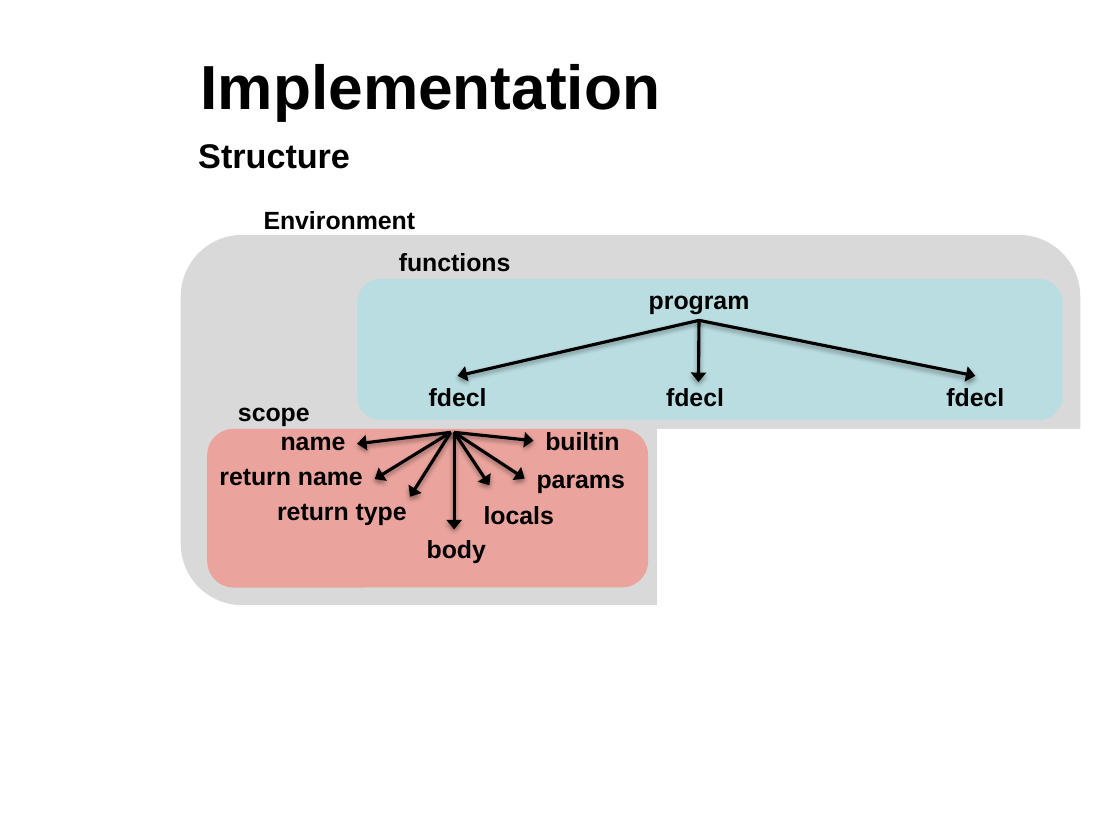
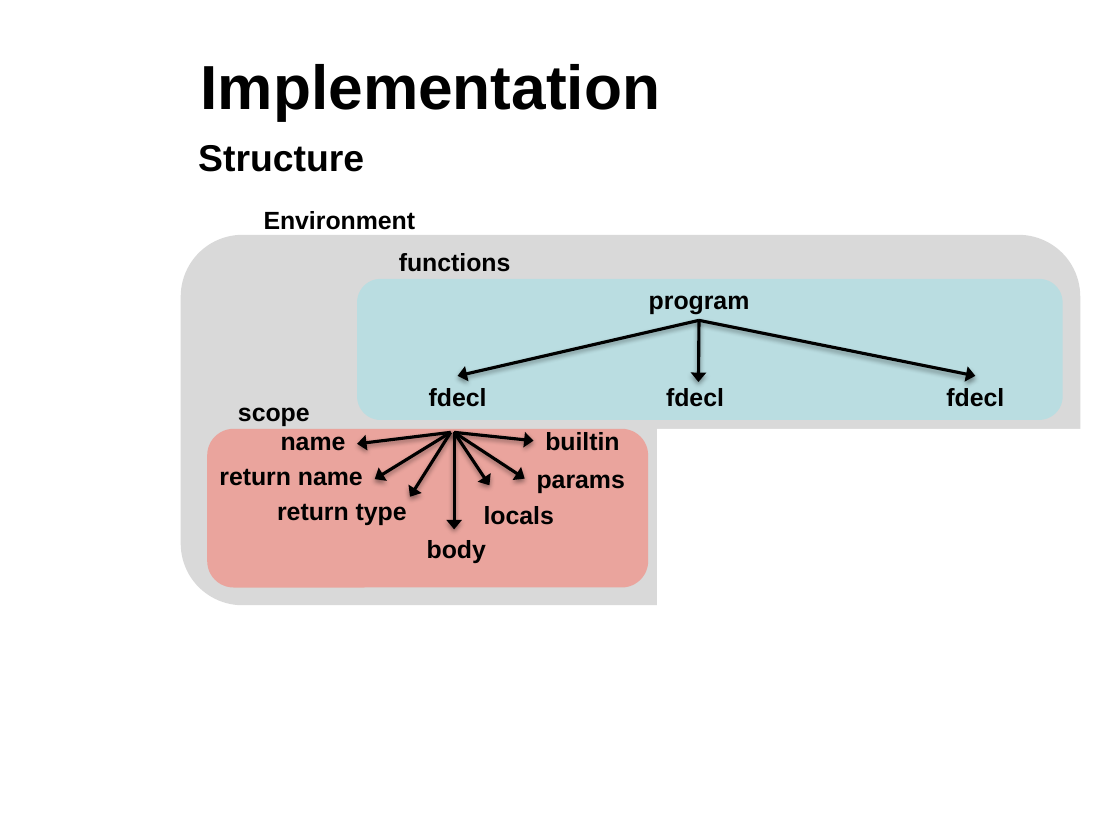
Before and after one commit to sdk21/PLT, a slide deck: slide 10 of Demo/Qlang.pptx. Drawn at 1120x840 pixels with LibreOffice and Linux fonts; fonts in the diff are those of the drawing; background and template pictures are left out. Boxes give left, top, right and bottom in pixels: in the first picture for what was removed or moved away, otherwise in the second. Text is boxed around its words. In the diff, an @@ line names an element or a change of style, - is before the commit and + after.

```diff
--- a/Demo/Qlang.pptx
+++ b/Demo/Qlang.pptx
@@ text "Structure" at <box>198,145,364,172</box>: size 22 to 24 pt @@
```
Also in this commit, not shown: 7 other slides changed, 1 slide added.
